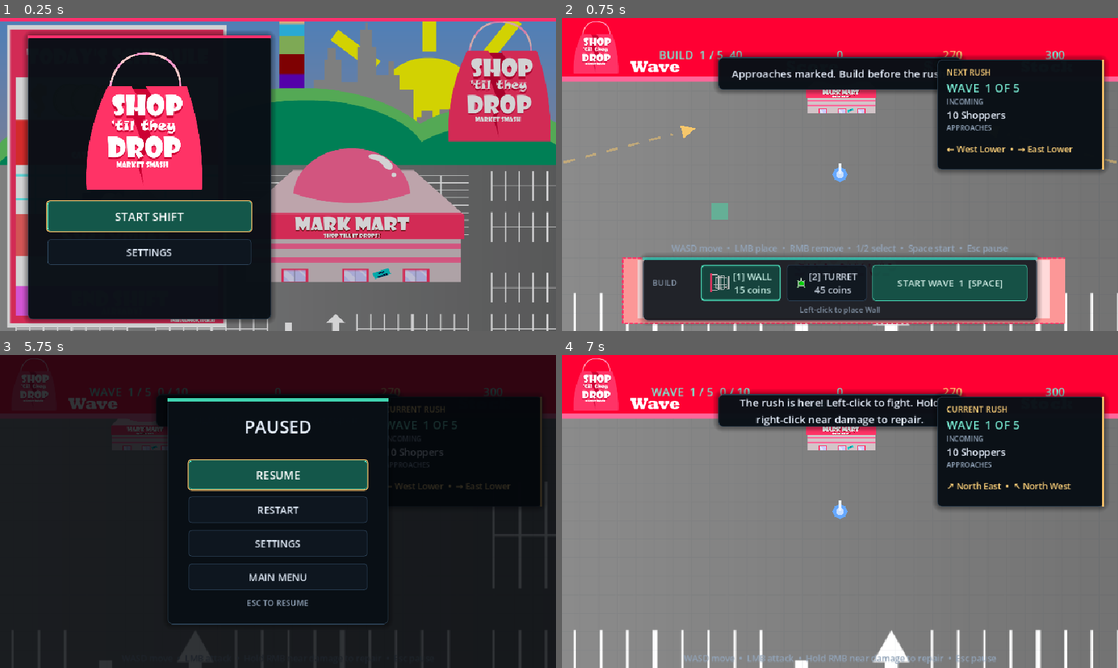
Above: before the commit, frames 1-4 (two rows, left to right).
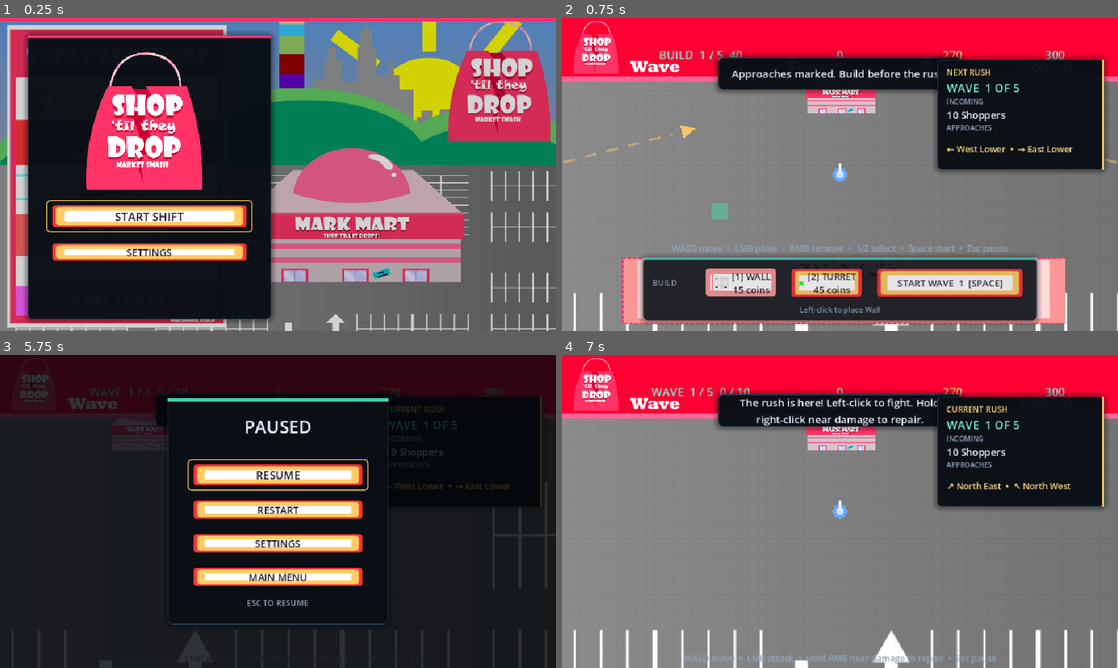
Above: after the commit, the same moments.

Repository: JarredTD/ProjectBastion
Game: Godot game, scene res://scenes/ui/main_menu.tscn
The game is run twice, just before and just after one commit, with the same random seed, the same clock (stepped at 60 frames per second) and the same inputs. Sound files missing from this copy of the repository are replaced by a short silence.
Inputs (mouse positions are in pixels of both pictures, inside the frame that each line leads up to):
- Up to frame 1 (0.25 s): no input
- Up to frame 2 (0.75 s): click "START SHIFT" at 0.5 s
- Up to frame 3 (5.75 s): click "START WAVE 1 [SPACE]" at 1.25 s; tap Enter every 0.75 s from 2 to 5 s; move the mouse to (400, 495) at 2.02 s; hold D (move_right) 2.03-2.75 s; tap 1 at 2.1 s; click (400, 495) at 2.17 s; tap Space at 2.27, 5.27 s; drag from (166, 527) to (250, 574) at 2.77 s; move the mouse to (333, 442) at 3.52 s; hold D (move_right) 3.53-4.25 s; tap R at 3.6 s; drag from (250, 574) to (111, 464) at 4.27 s; move the mouse to (444, 558) at 5.02 s; hold A (move_left) from 5.03 s (still down); tap 2 at 5.1 s; tap Escape (ui_cancel) at 5.65 s
- Up to frame 4 (7 s): release A (move_left) at 5.75 s; click "RESTART" at 5.75 s; click "START WAVE 1 [SPACE]" at 6.5 s

The runs differ from the first frame. In frame 1, 5.7% of the frame differs, in the area x 8-46%, y 58-79%; in frame 2, 6.1%; in frame 3, 8.9%, in the area x 33-67%, y 33-76%; in frame 4, nothing differs.

Commit message:
feat: apply illustrated button styles

Diff:
--- a/data/ui/interface_theme.tres
+++ b/data/ui/interface_theme.tres
@@ -1,4 +1,51 @@
-[gd_resource type="Theme" load_steps=11 format=3]
+[gd_resource type="Theme" load_steps=18 format=3]
+
+[ext_resource type="Texture2D" path="res://assets/sprites/ui/button_frames.png" id="1_button_frames"]
+
+[sub_resource type="AtlasTexture" id="AtlasButtonWarm"]
+atlas = ExtResource("1_button_frames")
+region = Rect2(230, 88, 180, 100)
+
+[sub_resource type="AtlasTexture" id="AtlasButtonBlue"]
+atlas = ExtResource("1_button_frames")
+region = Rect2(230, 188, 180, 100)
+
+[sub_resource type="AtlasTexture" id="AtlasButtonPink"]
+atlas = ExtResource("1_button_frames")
+region = Rect2(230, 294, 180, 100)
+
+[sub_resource type="StyleBoxTexture" id="ArtButtonWarm"]
+texture = SubResource("AtlasButtonWarm")
+texture_margin_left = 16.0
+texture_margin_top = 16.0
+texture_margin_right = 16.0
+texture_margin_bottom = 16.0
+content_margin_left = 18.0
+content_margin_top = 8.0
+content_margin_right = 18.0
+content_margin_bottom = 8.0
+
+[sub_resource type="StyleBoxTexture" id="ArtButtonBlue"]
+texture = SubResource("AtlasButtonBlue")
+texture_margin_left = 16.0
+texture_margin_top = 16.0
+texture_margin_right = 16.0
+texture_margin_bottom = 16.0
+content_margin_left = 18.0
+content_margin_top = 8.0
+content_margin_right = 18.0
+content_margin_bottom = 8.0
+
+[sub_resource type="StyleBoxTexture" id="ArtButtonPink"]
+texture = SubResource("AtlasButtonPink")
+texture_margin_left = 16.0
+texture_margin_top = 16.0
+texture_margin_right = 16.0
+texture_margin_bottom = 16.0
+content_margin_left = 18.0
+content_margin_top = 8.0
+content_margin_right = 18.0
+content_margin_bottom = 8.0
 
 [sub_resource type="StyleBoxFlat" id="ButtonNormal"]
 content_margin_left = 16.0
@@ -195,3 +242,15 @@
 BodyStrong/base_type = &"Label"
 BodyStrong/colors/font_color = Color(0.913725, 0.94902, 1, 1)
 BodyStrong/font_sizes/font_size = 17
+ArtButton/base_type = &"Button"
+ArtButton/colors/font_color = Color(0.12, 0.08, 0.12, 1)
+ArtButton/colors/font_hover_color = Color(0.04, 0.08, 0.12, 1)
+ArtButton/colors/font_pressed_color = Color(0.12, 0.04, 0.08, 1)
+ArtButton/colors/font_focus_color = Color(0.12, 0.08, 0.12, 1)
+ArtButton/colors/font_disabled_color = Color(0.38, 0.34, 0.38, 1)
+ArtButton/styles/normal = SubResource("ArtButtonWarm")
+ArtButton/styles/hover = SubResource("ArtButtonBlue")
+ArtButton/styles/pressed = SubResource("ArtButtonPink")
+ArtButton/styles/hover_pressed = SubResource("ArtButtonPink")
+ArtButton/styles/disabled = SubResource("ArtButtonWarm")
+ArtButton/styles/focus = SubResource("ButtonFocus")
--- a/scenes/ui/hud.tscn
+++ b/scenes/ui/hud.tscn
@@ -163,6 +163,7 @@
 unique_name_in_owner = true
 custom_minimum_size = Vector2(138, 60)
 layout_mode = 2
+theme_type_variation = &"ArtButton"
 tooltip_text = "Blocks shoppers and takes a beating"
 toggle_mode = true
 expand_icon = true
@@ -174,6 +175,7 @@
 unique_name_in_owner = true
 custom_minimum_size = Vector2(138, 60)
 layout_mode = 2
+theme_type_variation = &"ArtButton"
 tooltip_text = "Stops any shopper in range"
 toggle_mode = true
 expand_icon = true
@@ -187,7 +189,7 @@
 layout_mode = 2
 size_flags_horizontal = 3
 tooltip_text = "Start the wave"
-theme_type_variation = &"PrimaryButton"
+theme_type_variation = &"ArtButton"
 theme_override_font_sizes/font_size = 16
 text = "START WAVE  [SPACE]"
 
@@ -443,7 +445,7 @@
 custom_minimum_size = Vector2(208, 42)
 layout_mode = 2
 tooltip_text = "Keep playing with rapidly growing rushes"
-theme_type_variation = &"PrimaryButton"
+theme_type_variation = &"ArtButton"
 theme_override_font_sizes/font_size = 17
 text = "CONTINUE ENDLESS"
 
@@ -451,6 +453,7 @@
 unique_name_in_owner = true
 custom_minimum_size = Vector2(208, 42)
 layout_mode = 2
+theme_type_variation = &"ArtButton"
 tooltip_text = "Try a new layout"
 theme_override_font_sizes/font_size = 17
 text = "PLAY AGAIN  [R]"
--- a/scenes/ui/main_menu.tscn
+++ b/scenes/ui/main_menu.tscn
@@ -93,7 +93,7 @@
 unique_name_in_owner = true
 custom_minimum_size = Vector2(0, 52)
 layout_mode = 2
-theme_type_variation = &"PrimaryButton"
+theme_type_variation = &"ArtButton"
 theme_override_font_sizes/font_size = 20
 text = "START SHIFT"
 
@@ -101,6 +101,7 @@
 unique_name_in_owner = true
 custom_minimum_size = Vector2(0, 44)
 layout_mode = 2
+theme_type_variation = &"ArtButton"
 theme_override_font_sizes/font_size = 17
 text = "SETTINGS"
 
--- a/scenes/ui/mobile_controls.tscn
+++ b/scenes/ui/mobile_controls.tscn
@@ -49,6 +49,7 @@
 unique_name_in_owner = true
 custom_minimum_size = Vector2(132, 54)
 layout_mode = 2
+theme_type_variation = &"ArtButton"
 text = "PAUSE"
 
 [node name="RemoveButton" type="Button" parent="Controls/ActionStack"]
@@ -56,12 +57,12 @@
 custom_minimum_size = Vector2(132, 64)
 layout_mode = 2
 toggle_mode = true
-theme_type_variation = &"PrimaryButton"
+theme_type_variation = &"ArtButton"
 text = "REMOVE"
 
 [node name="RepairButton" type="Button" parent="Controls/ActionStack"]
 unique_name_in_owner = true
 custom_minimum_size = Vector2(132, 64)
 layout_mode = 2
-theme_type_variation = &"PrimaryButton"
+theme_type_variation = &"ArtButton"
 text = "HOLD REPAIR"
--- a/scenes/ui/pause_menu.tscn
+++ b/scenes/ui/pause_menu.tscn
@@ -73,13 +73,14 @@
 unique_name_in_owner = true
 custom_minimum_size = Vector2(0, 50)
 layout_mode = 2
-theme_type_variation = &"PrimaryButton"
+theme_type_variation = &"ArtButton"
 theme_override_font_sizes/font_size = 19
 text = "RESUME"
 
 [node name="RestartButton" type="Button" parent="Overlay/Panel/Menu"]
 custom_minimum_size = Vector2(0, 46)
 layout_mode = 2
+theme_type_variation = &"ArtButton"
 theme_override_font_sizes/font_size = 17
 text = "RESTART"
 
@@ -87,12 +88,14 @@
 unique_name_in_owner = true
 custom_minimum_size = Vector2(0, 46)
 layout_mode = 2
+theme_type_variation = &"ArtButton"
 theme_override_font_sizes/font_size = 17
 text = "SETTINGS"
 
 [node name="MainMenuButton" type="Button" parent="Overlay/Panel/Menu"]
 custom_minimum_size = Vector2(0, 46)
 layout_mode = 2
+theme_type_variation = &"ArtButton"
 theme_override_font_sizes/font_size = 17
 text = "MAIN MENU"
 
--- a/scenes/ui/settings_panel.tscn
+++ b/scenes/ui/settings_panel.tscn
@@ -172,6 +172,7 @@
 unique_name_in_owner = true
 custom_minimum_size = Vector2(154, 46)
 layout_mode = 2
+theme_type_variation = &"ArtButton"
 theme_override_font_sizes/font_size = 16
 text = "DEFAULTS"
 
@@ -179,6 +180,7 @@
 unique_name_in_owner = true
 custom_minimum_size = Vector2(154, 46)
 layout_mode = 2
+theme_type_variation = &"ArtButton"
 theme_type_variation = &"PrimaryButton"
 theme_override_font_sizes/font_size = 16
 text = "BACK"
